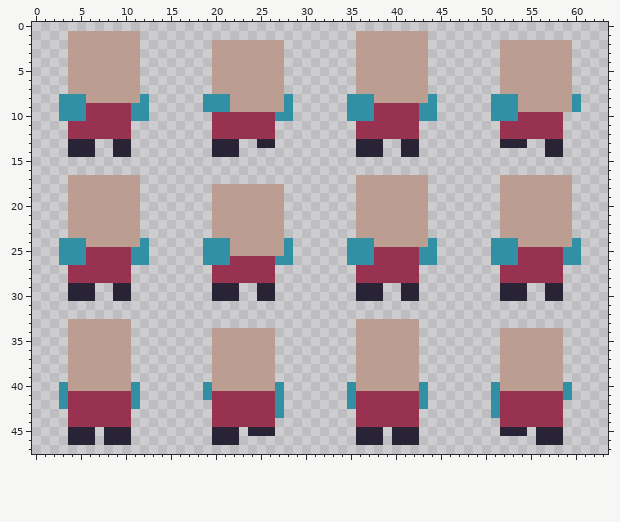
Pixel-art sprite: assets/player.png. Above, as it was before the edit.
The file is 64x48 pixels.
The same view after the edit:
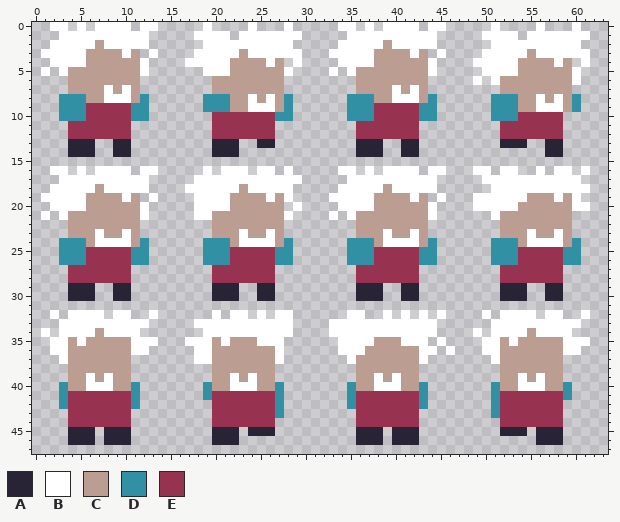
Palette (. is transparent): A #282435  B #ffffff  C #bb9d92  D #3190a4  E #973250
Changes in this commit:
The author put colour B in row 0 at x 2 to 3, 5, 7 to 10, 12 to 13, 19, 24, 28, 34 to 35, 37, 39 to 42, 44 to 45, 51, 56 and 60; in row 1 at x 3, 12, 18 to 21, 23 to 29, 35, 44, 50 to 53 and 55 to 61; in row 2 at x 2 to 3, 12, 19, 28, 34 to 35, 44, 51 and 60; in row 3 at x 1 to 3, 13, 18 to 19, 28 to 29, 33 to 35, 45, 50 to 51 and 60 to 61; in row 4 at x 2 to 3, 12, 17 to 19, 29, 34 to 35, 44, 49 to 51 and 61; in row 5 at x 1, 3, 12, 19, 28, 33, 35, 44, 50 to 51 and 60.
The author put colour B in row 6 at x 49, 51 and 60; in row 16 at x 2 to 3, 5, 7 to 10, 12 to 13, 19, 21 to 23, 25 to 26, 28, 34 to 35, 37, 39 to 42, 44 to 45, 49 to 50, 52 to 53, 56, 58 to 59 and 61; in row 17 at x 3, 12, 18 to 29, 35, 44, 50 to 51 and 60; in row 18 at x 2 to 3, 12, 17 to 19, 28, 34 to 35, 44, 51 and 60 to 61; in row 19 at x 1 to 3, 13, 18 to 19, 28, 33 to 35, 45, 49 to 51 and 60; in row 20 at x 2 to 3, 12, 18 to 19, 29, 34 to 35, 44, 49 to 51 and 60 to 61.
The author put colour B in row 21 at x 1, 3, 12, 18 to 19, 28, 33, 35, 44 and 51; in row 32 at x 2, 4 to 7, 9 to 10, 13, 20, 22 to 23, 25, 27 to 28, 35 to 36, 39, 41, 43, 45, 50, 52 to 55, 57 to 58 and 61; in row 33 at x 3, 11 to 12, 18 to 28, 33 to 35, 43 to 44 and 51 to 60; in row 34 at x 1, 3, 11, 19, 27 to 28, 33 to 35, 43 to 44, 49, 51 and 59; in row 35 at x 2 to 3, 11 to 13, 17 to 19, 27, 34 to 35, 43, 45, 50 to 51 and 59 to 61; in row 36 at x 2 to 3, 11 to 12, 18 to 19, 27, 34 to 35, 43 to 44, 46, 50 to 51 and 59 to 60.
The author put colour B in row 37 at x 3, 18 to 19, 27, 35, 43 and 51.
Colour C becomes colour B in row 1 at x 4 to 11 and 36 to 43; in row 2 at x 4 to 6, 8 to 11, 20 to 27, 36 to 38, 40 to 43 and 52 to 59; in row 3 at x 4 to 5, 10, 20 to 22, 24 to 27, 36 to 37, 42, 52 to 54 and 56 to 59; in row 4 at x 4 to 5, 20 to 21, 26, 36 to 37, 52 to 53 and 58; in row 5 at x 20 to 21 and 52 to 53; in row 7 at x 8, 10, 40 and 42.
Colour C becomes colour B in row 8 at x 8 to 10, 24, 26, 40 to 42, 56 and 58; in row 9 at x 24 to 26 and 56 to 58; in row 17 at x 4 to 11, 36 to 43 and 52 to 59; in row 18 at x 4 to 6, 8 to 11, 20 to 22, 24 to 27, 36 to 38, 40 to 43 and 52 to 59; in row 19 at x 4 to 5, 10, 20 to 21, 26, 36 to 37, 42, 52 to 54 and 58; in row 20 at x 4 to 5, 20 to 21, 36 to 37 and 52 to 53.
Colour C becomes colour B in row 23 at x 7, 10, 23, 26, 39, 42, 55 and 58; in row 24 at x 7 to 10, 23 to 26, 39 to 42 and 55 to 58; in row 33 at x 4 to 10 and 36 to 42; in row 34 at x 4 to 6, 8 to 10, 20 to 26, 36 to 42, 52 to 54 and 56 to 58; in row 35 at x 5, 21, 25 to 26, 36 to 37, 41 to 42 and 53; in row 36 at x 36.
Colour C becomes colour B in row 39 at x 6, 8, 22, 24, 38, 40, 54 and 56; in row 40 at x 6 to 8, 22 to 24, 38 to 40 and 54 to 56.
Colour C becomes colour D in row 25 at x 27.
Colour C becomes colour E in row 25 at x 22 to 26.
